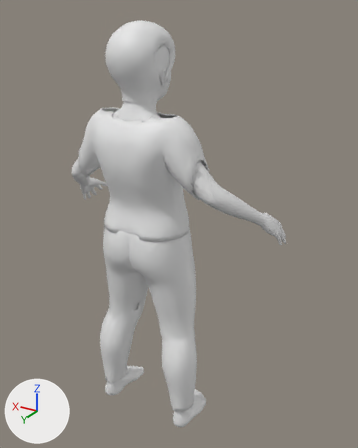
Two versions of the glTF model corpos/corpo-crianca-f-magro.glb, one commit apart.
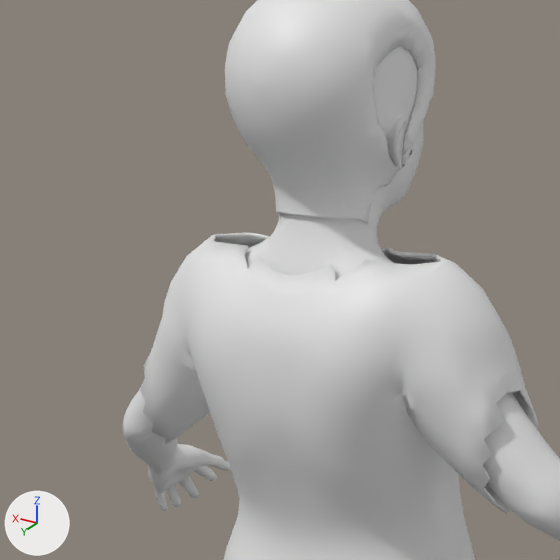
There are two pictures of each version: one whole from a 50 mm lens placed at (-1.156, 1.741, 0.955), pointed at (-0.078, -0.056, 0.056), one close up on the part from 9% to 60% of the width and 7% to 48% of the height. Arrows for +X, +Y and +Z are at lower left; the lights stay in place. The last two pictures show the newer version. Vertices at exactly the same position are counted once.

Names of what the first close-up shows: 'cabelo', 'camiseta', 'pele'.
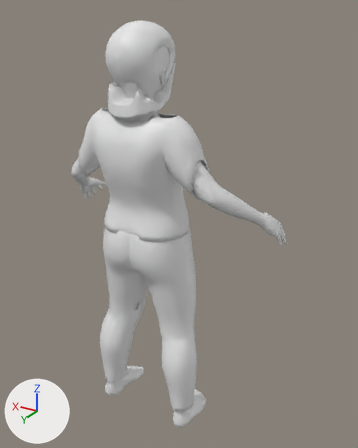
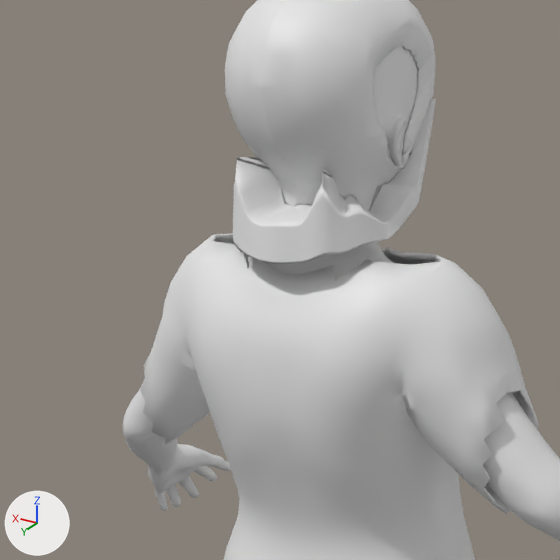
What differs and where, as boxes (x1, y1, x2, y2) in the close-ups (560 x 560 px):
'cabelo', reshaped: before (225, 0, 436, 224); after (225, 0, 436, 264)
part 1 of me_cabelo, added: after (233, 99, 436, 264)

Patch to the scene script:
```diff
--- a/corpos/corpo-crianca-f-magro.glb.py
+++ b/corpos/corpo-crianca-f-magro.glb.py
@@ me_cabelo @@
 # used by ob_cabelo; location = (0.0, 0.0, 0.0)
-me_cabelo.from_pydata(...)  # 1627 vertices, 3185 faces; spans x -0.113..0.113, y -0.039..0.242, z 0.621..0.921
+me_cabelo.from_pydata(...)  # 5007 vertices, 9941 faces; spans x -0.133..0.133, y -0.039..0.243, z 0.585..0.921
+# me_cabelo part 1: a new loose piece of 3380 vertices spanning x -0.133..0.133, y 0.021..0.243, z 0.585..0.768
```
